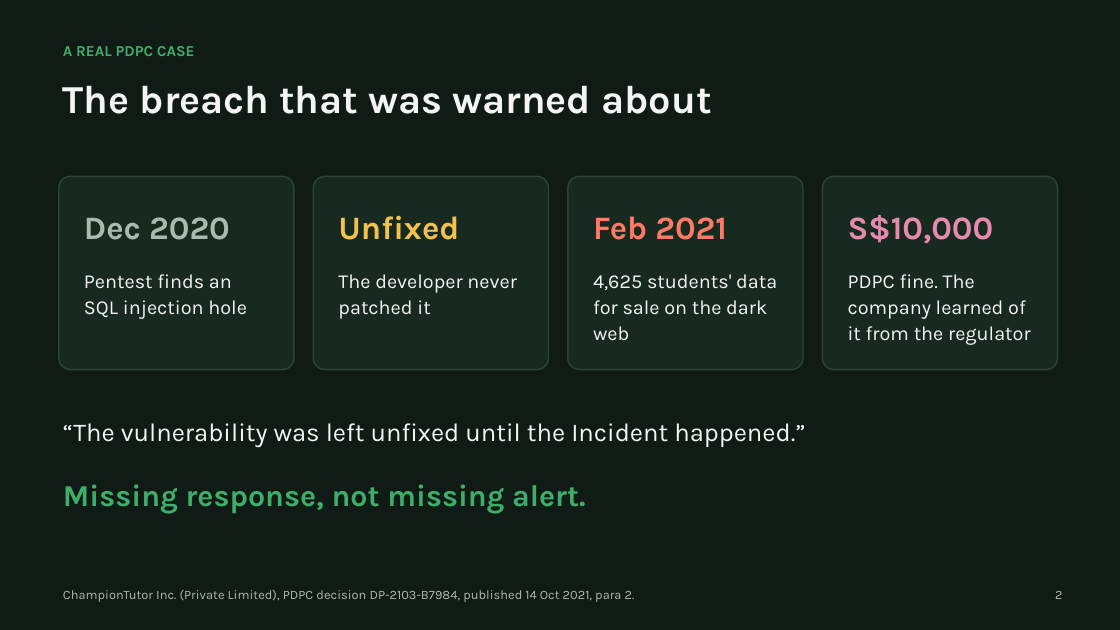
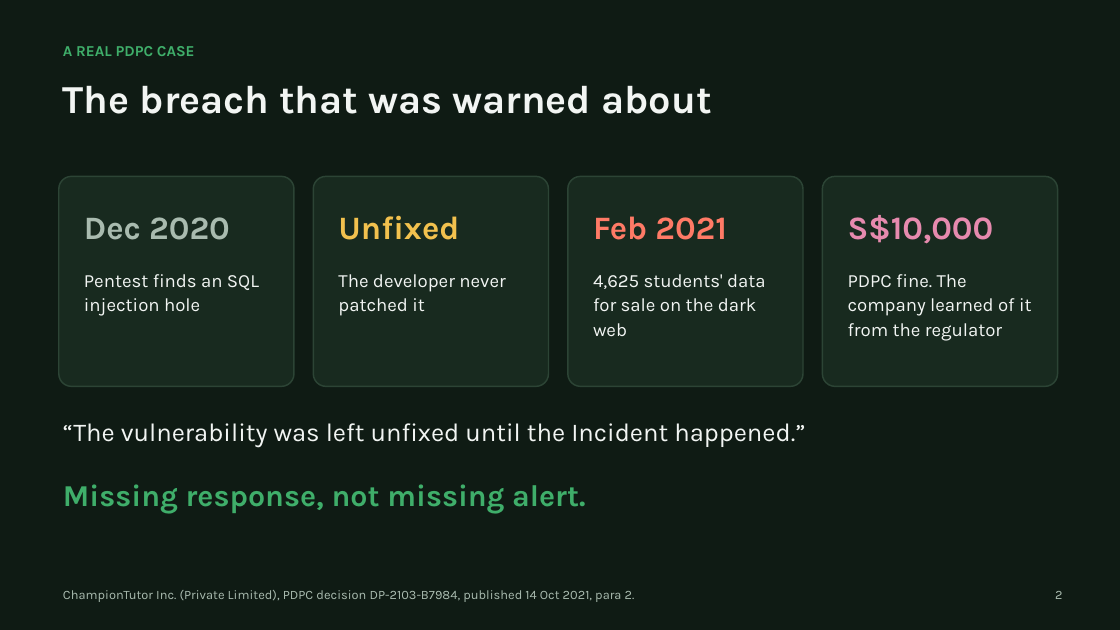
Before and after one commit to RexGuard/SentrAI, a slide deck: slide 2 of mvp/deck/CactAI.pptx. Drawn at 1120x630 pixels with LibreOffice and Linux fonts; fonts in the diff are those of the drawing. Boxes give left, top, right and bottom in pixels: in the first picture for what was removed or moved away, otherwise in the second. Text is boxed around its words. In the diff, an @@ line names an element or a change of style, - is before the commit and + after.

```diff
--- a/mvp/deck/CactAI.pptx
+++ b/mvp/deck/CactAI.pptx
@@ rounded rectangle: place and size @@
-rounded rectangle at <box>59,176,294,370</box>
+rounded rectangle at <box>59,176,294,386</box>
@@ rounded rectangle: place and size @@
-rounded rectangle at <box>313,176,549,370</box>
+rounded rectangle at <box>313,176,549,386</box>
@@ rounded rectangle: place and size @@
-rounded rectangle at <box>568,176,803,370</box>
+rounded rectangle at <box>568,176,803,386</box>
@@ rounded rectangle: place and size @@
-rounded rectangle at <box>823,176,1058,370</box>
+rounded rectangle at <box>823,176,1058,386</box>
@@ size 17 to 16 pt in 4 elements at <box>84,274,259,316</box>, <box>338,274,505,316</box>, <box>593,274,766,336</box>, <box>848,274,1032,341</box> @@
```
Also in this commit, not shown: 5 other files.
